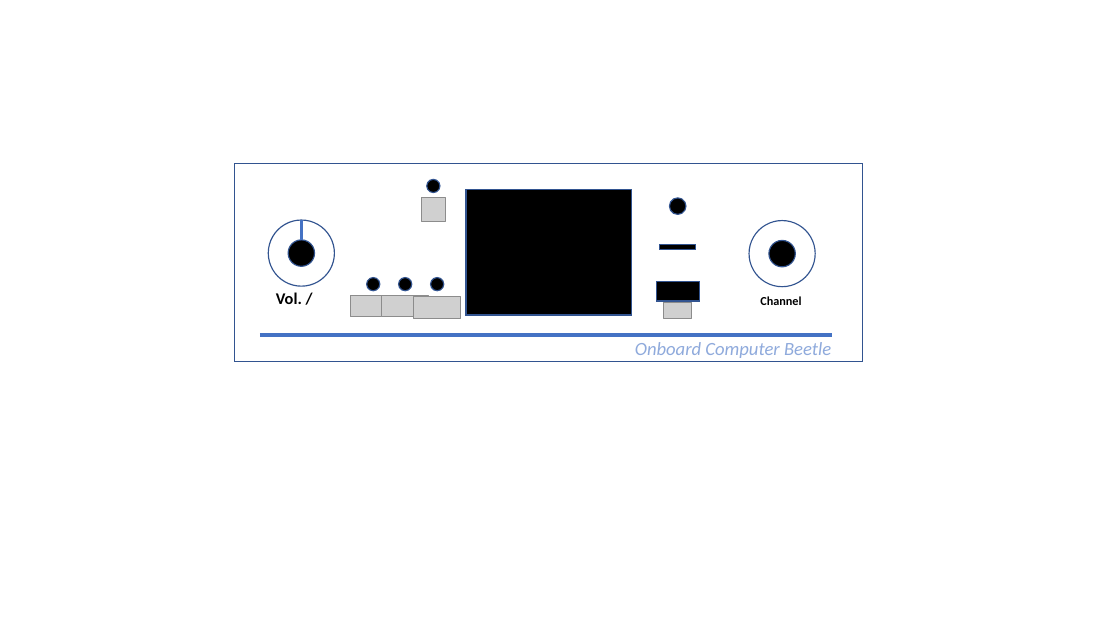
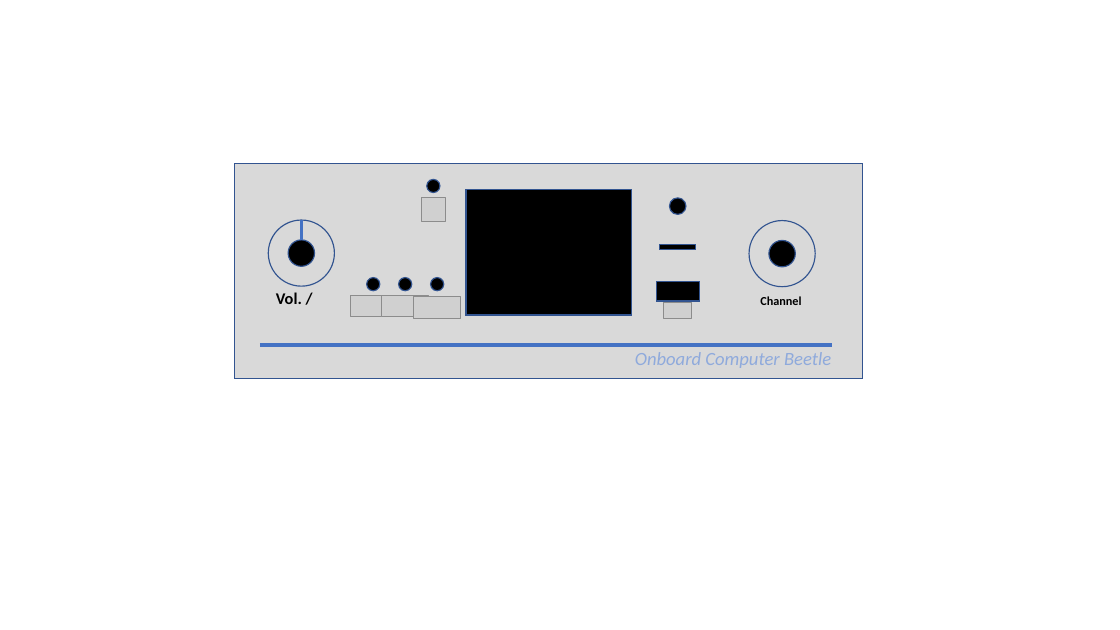
Before and after one commit to jacksonasantos/OCB_Radio, a slide deck: slide 1 of Projeto OCB.pptx. Drawn at 1120x630 pixels with LibreOffice and Linux fonts; fonts in the diff are those of the drawing; grey boxes stand for pictures; background and template pictures are left out. Boxes give left, top, right and bottom in pixels: in the first picture for what was removed or moved away, otherwise in the second. Text is boxed around its words. In the diff, an @@ line names an element or a change of style, - is before the commit and + after.

```diff
--- a/Projeto OCB.pptx
+++ b/Projeto OCB.pptx
@@ rectangle: place and size @@
-rectangle at (234,163,863,361)
+rectangle at (234,163,863,378)
@@ rectangle at (234,163,863,378): fill none to #D9D9D9 @@
@@ line moved from (260, 335) - (833, 335) to (260, 345) - (833, 345) @@
@@ text "Onboard Computer Beetle": place and size @@
-text "Onboard Computer Beetle" at (635,342,831,358)
+text "Onboard Computer Beetle" at (635,352,831,368)
```
Also in this commit, not shown: 1 slide added, 5 other files.
